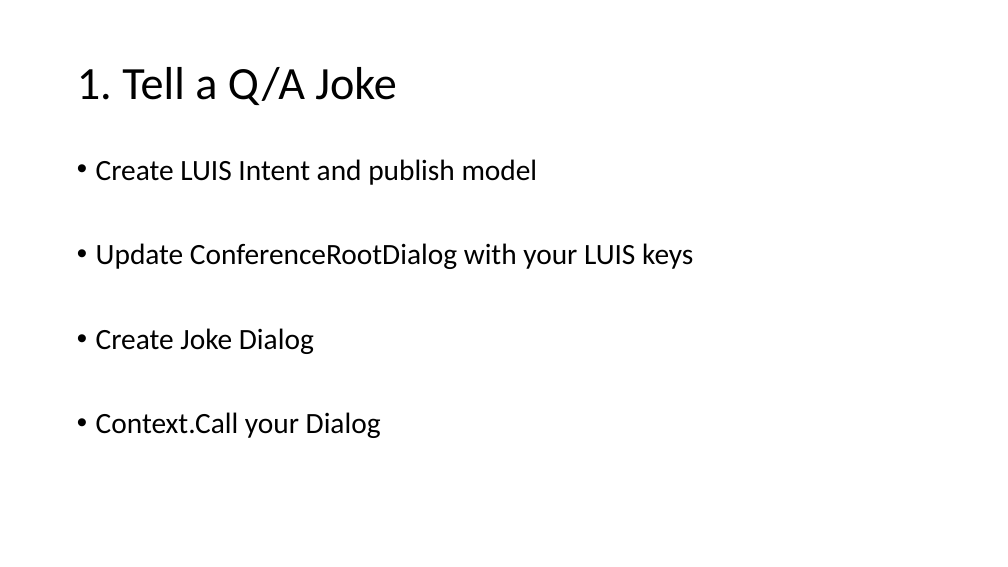
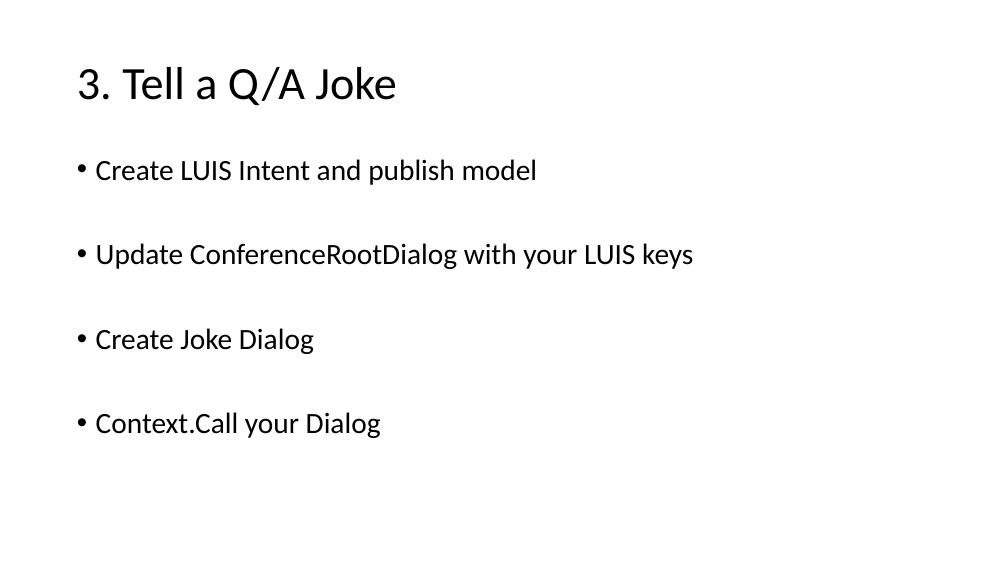
Before and after one commit to aidanmorgan/chatbot-workshop, a slide deck: slide 30 of Introduction to the Microsoft Bot Framework.pptx (slide 29 before the commit). Drawn at 1008x567 pixels with LibreOffice and Linux fonts; fonts in the diff are those of the drawing. Boxes give left, top, right and bottom in pixels: in the first picture for what was removed or moved away, otherwise in the second. Text is boxed around its words. In the diff, an @@ line names an element or a change of style, - is before the commit and + after.

```diff
--- a/Introduction to the Microsoft Bot Framework.pptx
+++ b/Introduction to the Microsoft Bot Framework.pptx
@@ title at (77, 67, 397, 105): text changed @@
-1. Tell a Q/A Joke
+3. Tell a Q/A Joke
```
Also in this commit, not shown: 2 other slides changed, 1 slide added, 2 other files.
